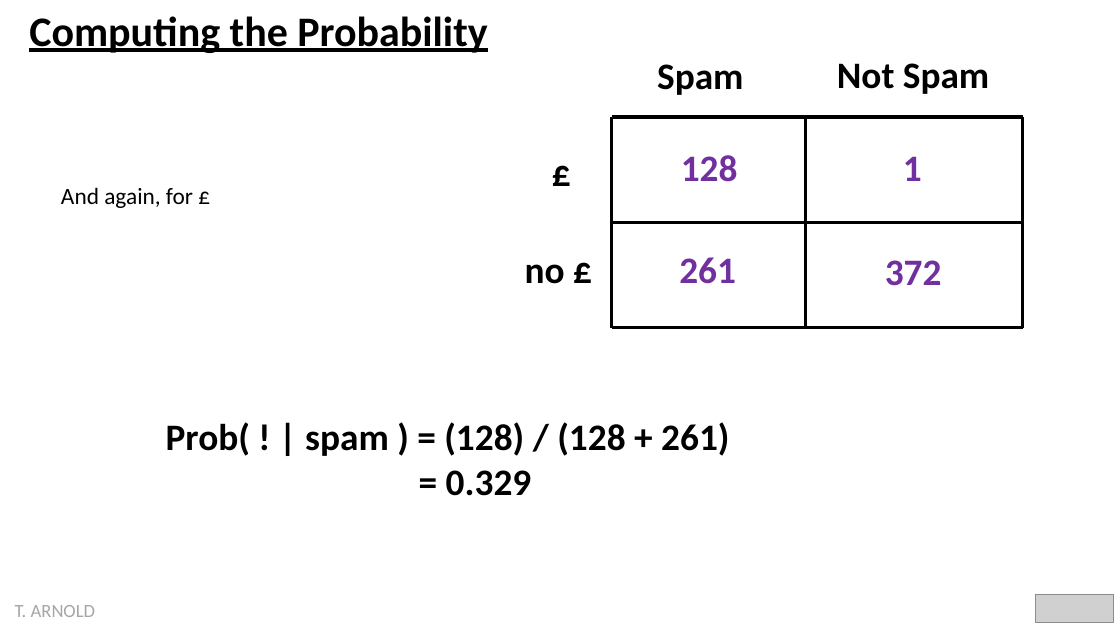
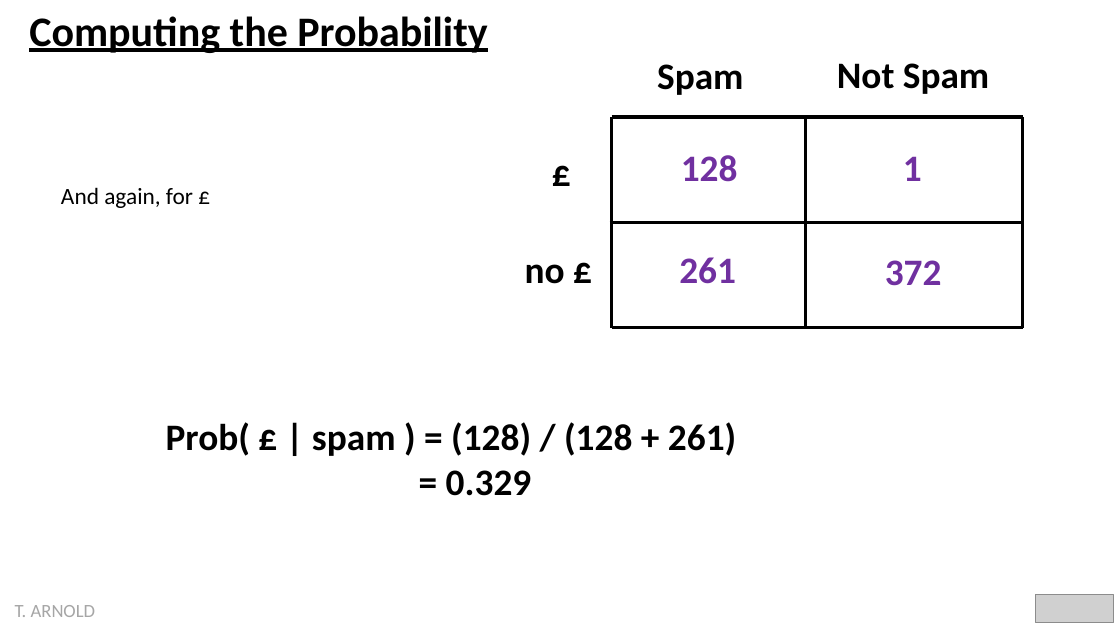
Before and after one commit to statsmaths/dsst389-s22, a slide deck: slide 12 of extra/naive_bayes.pptx. Drawn at 1120x630 pixels with LibreOffice and Linux fonts; fonts in the diff are those of the drawing; grey boxes stand for pictures. Boxes give left, top, right and bottom in pixels: in the first picture for what was removed or moved away, otherwise in the second. Text is boxed around its words. In the diff, an @@ line names an element or a change of style, - is before the commit and + after.

```diff
--- a/extra/naive_bayes.pptx
+++ b/extra/naive_bayes.pptx
@@ text at box(166, 422, 736, 456): text changed @@
-Prob( ! | spam ) = (128) / (128 + 261)
+Prob( £ | spam ) = (128) / (128 + 261)
```
Also in this commit, not shown: 2 other slides changed, 1 other file.
